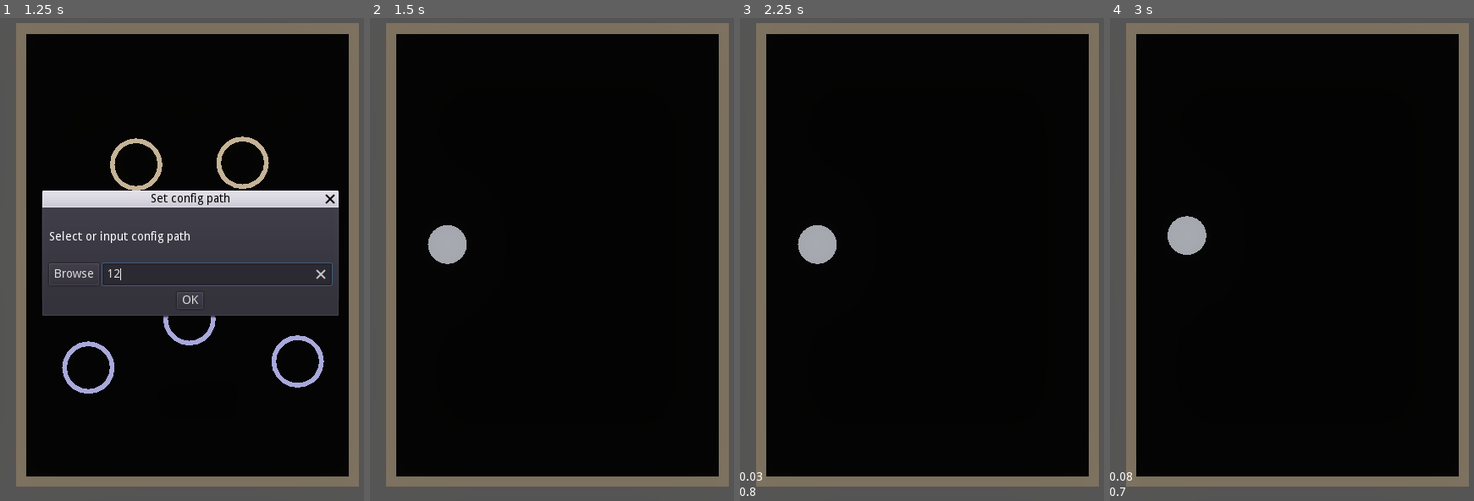
Above: before the commit, frames 1-4 (left to right).
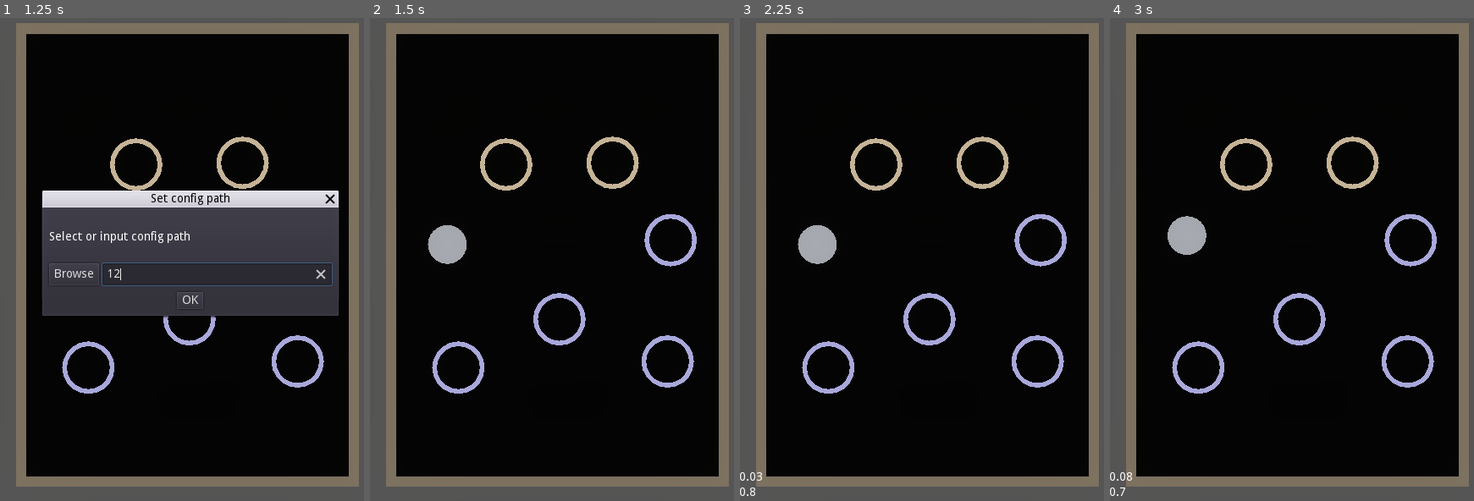
Above: after the commit, the same moments.

Repository: ZhekaHauska/pinball
Game: Godot game, scene res://scenes/Env.tscn
Two runs of this game, one before a commit and one after it. Both use one fixed random seed, a clock stepped at 60 frames per second and the inputs below.
Inputs (mouse positions are in pixels of both pictures, inside the frame that each line leads up to):
- Up to frame 1 (1.25 s): click (218, 273) at 0.52 s; type "12" at 0.6 s
- Up to frame 2 (1.5 s): click "OK" at 1.25 s
- Up to frame 3 (2.25 s): tap Enter at 2 s; hold Right (turn_right) from 2.03 s (still down); hold Down (decrease_impulse) from 2.03 s (still down)
- Up to frame 4 (3 s): keep holding Right (turn_right); tap Space (fire) at 2.75, 2.85 s; release Down (decrease_impulse) at 2.78 s

Frame 1 is identical in both runs. In frame 2, 2.4% of the frame differs, in the area x 16-90%, y 24-78%; in frame 3, 2.4%; in frame 4, 2.4%.
Error before the commit: Invalid get index 'initial_ball_position' (on base: 'Dictionary'). (res://scripts/Env.gd:205)

Commit message:
update saving function for new config format

Diff:
--- a/scripts/Env.gd
+++ b/scripts/Env.gd
@@ -169,6 +169,8 @@
 			]
 		rf_dict['strength'] = random_force.strength
 		rf_dict['angles'] = random_force.angles
+		rf_dict['reward'] = random_force.reward
+		rf_dict['terminal'] = random_force.terminal
 
 		rf_dicts.append(rf_dict)
 
@@ -183,10 +185,18 @@
 			]
 		att_dict['strength'] = attractor.strength
 		att_dict['freq'] = attractor.frequency
+		att_dict['reward'] = attractor.reward
+		att_dict['terminal'] = attractor.terminal
 
 		att_dicts.append(att_dict)
 
 	var config = {'rf': rf_dicts, 'att': att_dicts}
+	config['initial_ball_position'] = [
+		initial_ball_position.x,
+		initial_ball_position.y,
+		initial_ball_position.z
+	]
+	config['reward_decay'] = reward_decay
 
 	var json_string = to_json(config)
 
